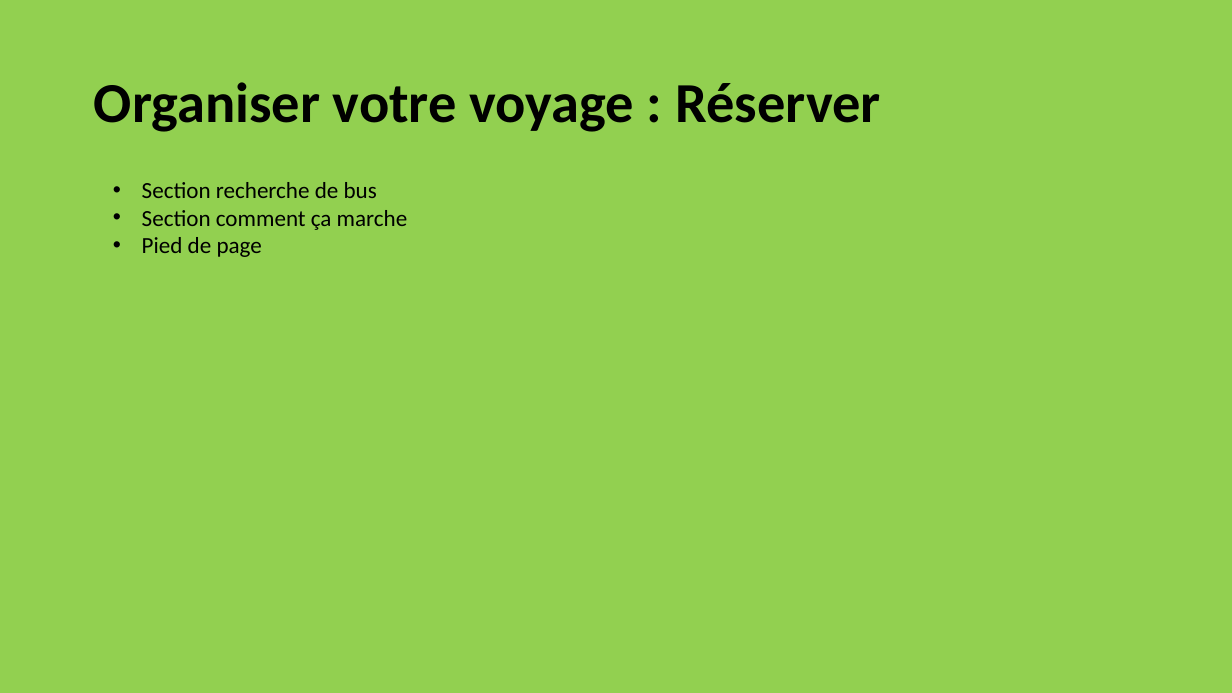
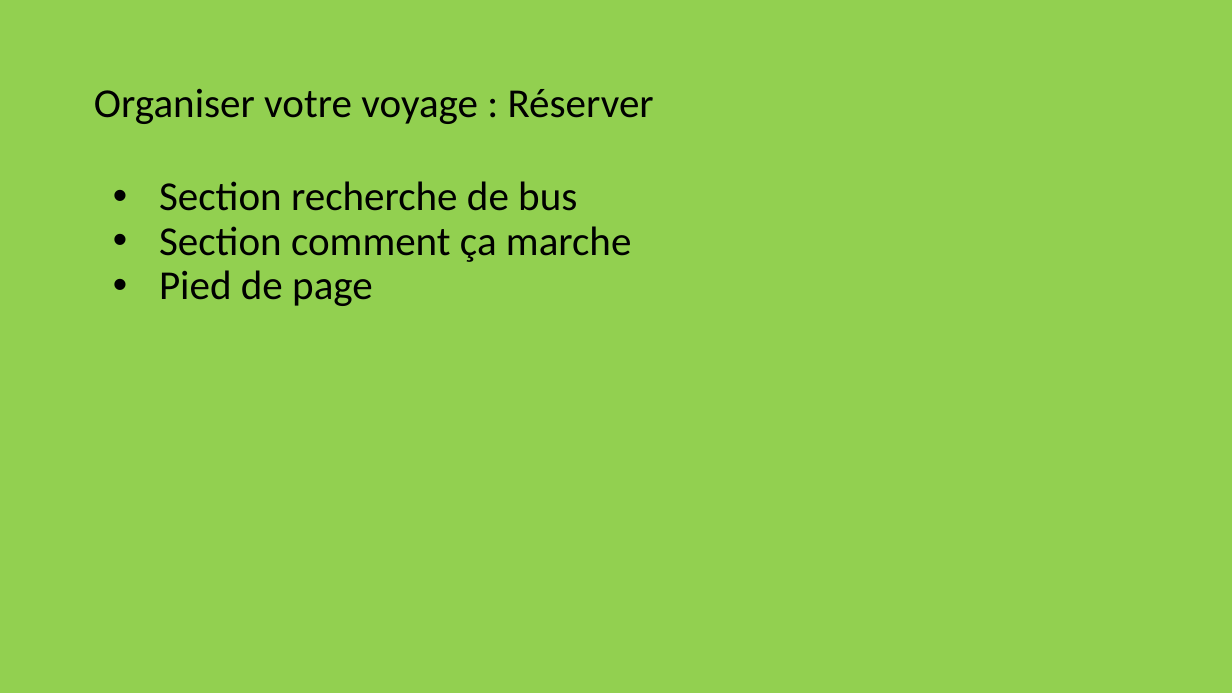
Before and after one commit to Traore-Yao/flash-go-Docs-repo-, a slide deck: slide 3 of plan du site.pptx. Drawn at 1232x693 pixels with LibreOffice and Linux fonts; fonts in the diff are those of the drawing. Boxes give left, top, right and bottom in pixels: in the first picture for what was removed or moved away, otherwise in the second. Text is boxed around its words. In the diff, an @@ line names an element or a change of style, - is before the commit and + after.

```diff
--- a/plan du site.pptx
+++ b/plan du site.pptx
@@ title "Organiser votre voyage : Réserver" at [94,89,654,124]: size 44 to 32 pt, bold off @@
@@ text "Section recherche de bus" at [159,181,632,306]: size 18 to 32 pt; indent changed; line spacing 1 to 0.9 @@
```
Also in this commit, not shown: 11 other slides changed.
